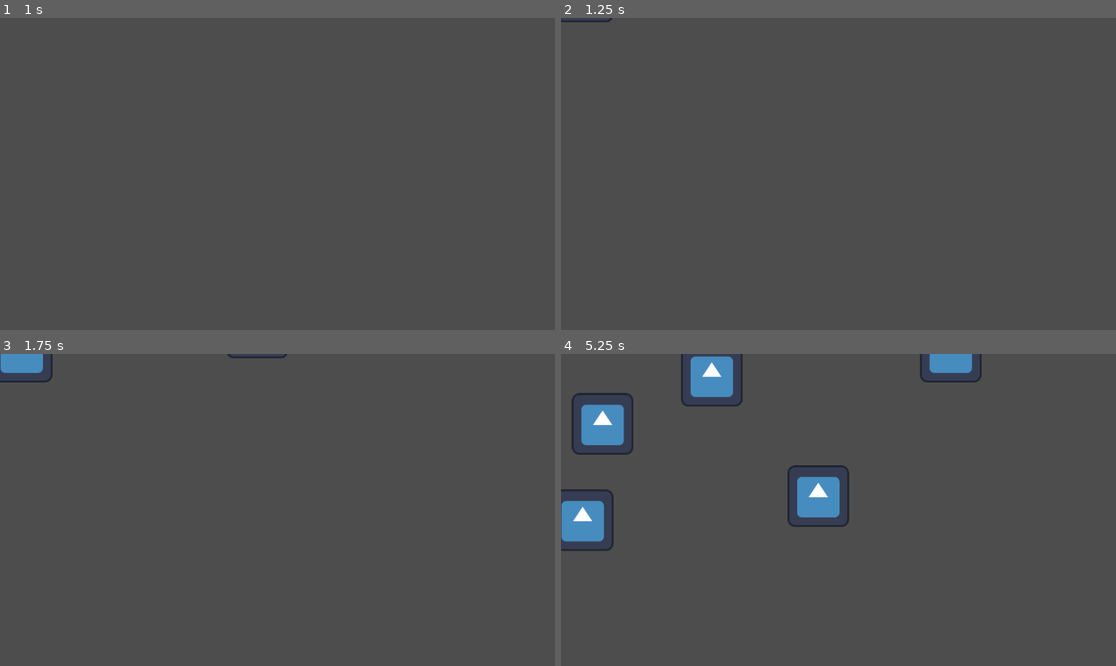
Above: before the commit, frames 1-4 (two rows, left to right).
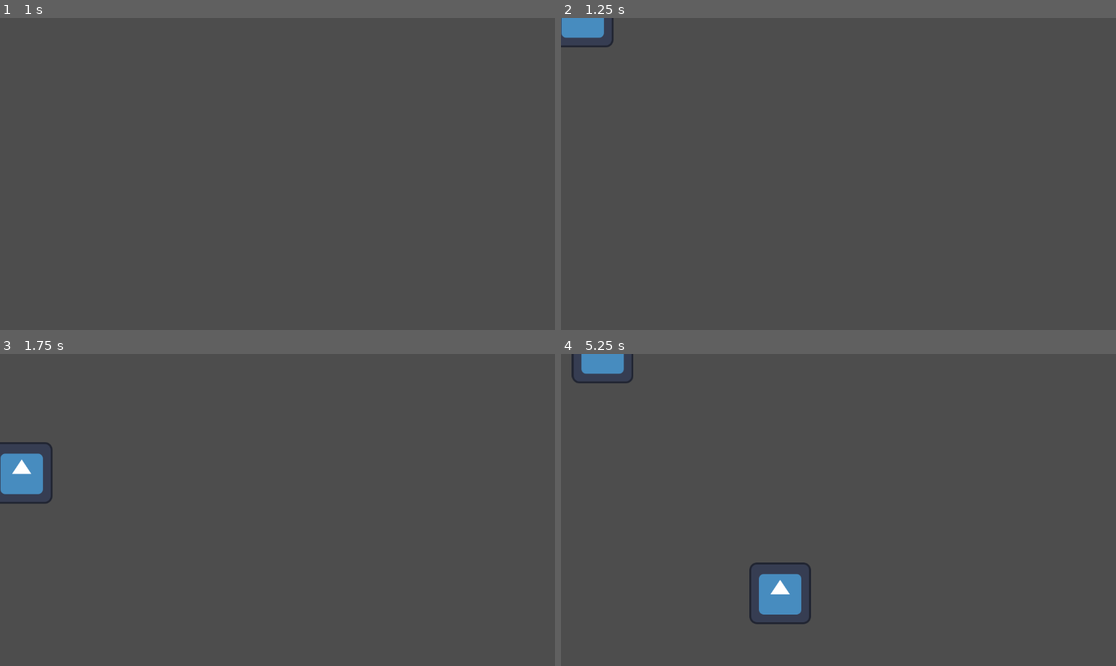
Above: after the commit, the same moments.

Repository: Madhavaprasath23/GGJ25
Game: Godot game, scene res://src/Generation/Mainscene.tscn
Same seed, same stepped clock (60 frames per second), same inputs: the game is played once before the commit and once after it. The project has no main scene, so this scene is started directly. The engine's default icon, where the game draws it, is replaced by a stand-in: a white triangle on a blue panel in a dark square.
Inputs:
- Up to frame 1 (1 s): tap Enter at 0.5 s; hold Right (move_right) from 0.53 s (still down)
- Up to frame 2 (1.25 s): keep holding Right (move_right)
- Up to frame 3 (1.75 s): release Right (move_right) at 1.28 s; hold S (move_down) from 1.28 s (still down)
- Up to frame 4 (5.25 s): release S (move_down) at 2.03 s; hold Right (move_right) 2.03-2.78 s; hold W (move_up) 2.78-3.53 s; hold Left (move_left) 3.53-5.03 s; hold S (move_down) from 5.03 s (still down)

Frame 1 is identical in both runs. In frame 2, 0.6% of the frame differs, in the area x 0-10%, y 0-10%; in frame 3, 1.8%; in frame 4, 7.5%, in the area x 0-76%, y 0-87%.

Commit message:
leaf init

Diff:
--- a/src/Generation/Mainscene.tscn
+++ b/src/Generation/Mainscene.tscn
@@ -11,7 +11,6 @@
 position = Vector2(0, -64)
 
 [node name="Timer" type="Timer" parent="."]
-wait_time = 0.5
 autostart = true
 
 [connection signal="timeout" from="Timer" to="." method="_on_timer_timeout"]
--- a/src/Generation/mainscene.gd
+++ b/src/Generation/mainscene.gd
@@ -13,10 +13,8 @@
 	print(get_viewport_rect().size)
 	pass # Replace with function body.
 
-func _process(delta: float) -> void:
-	pass
+func _physics_process(delta: float) -> void:
 
-func _physics_process(delta: float) -> void:
 	pass
 
 func _on_timer_timeout() -> void:
--- a/src/Interactables/Interactables.tscn
+++ b/src/Interactables/Interactables.tscn
@@ -8,7 +8,7 @@
 
 [node name="Interactables" type="Area2D" groups=["Interactables"]]
 script = ExtResource("1_ypuj8")
-Gravity = 100
+Gravity = 500
 
 [node name="Sprite2D" type="Sprite2D" parent="."]
 texture = ExtResource("1_e2n5v")
--- /dev/null
+++ b/src/Interactables/Leaves/Leaf.tscn
@@ -0,0 +1,58 @@
+[gd_scene load_steps=6 format=3 uid="uid://dkae067qr3hlv"]
+
+[ext_resource type="Script" path="res://src/Interactables/Leaves/leaf.gd" id="1_bpxqm"]
+[ext_resource type="Texture2D" uid="uid://dhdfvqetl7cdl" path="res://icon.svg" id="2_yrqmg"]
+
+[sub_resource type="Animation" id="Animation_s23nk"]
+resource_name = "Leaf"
+length = 3.0
+loop_mode = 1
+tracks/0/type = "value"
+tracks/0/imported = false
+tracks/0/enabled = true
+tracks/0/path = NodePath("Sprite2D:position")
+tracks/0/interp = 1
+tracks/0/loop_wrap = true
+tracks/0/keys = {
+"times": PackedFloat32Array(0, 1.46667),
+"transitions": PackedFloat32Array(1, 1),
+"update": 0,
+"values": [Vector2(0, -64), Vector2(0, 64)]
+}
+
+[sub_resource type="Animation" id="Animation_3ymq0"]
+length = 0.001
+tracks/0/type = "value"
+tracks/0/imported = false
+tracks/0/enabled = true
+tracks/0/path = NodePath("Sprite2D:position")
+tracks/0/interp = 1
+tracks/0/loop_wrap = true
+tracks/0/keys = {
+"times": PackedFloat32Array(0),
+"transitions": PackedFloat32Array(1),
+"update": 0,
+"values": [Vector2(0, -64)]
+}
+
+[sub_resource type="AnimationLibrary" id="AnimationLibrary_oujir"]
+_data = {
+"Leaf": SubResource("Animation_s23nk"),
+"RESET": SubResource("Animation_3ymq0")
+}
+
+[node name="Leaf" type="Node2D"]
+position = Vector2(0, 5)
+script = ExtResource("1_bpxqm")
+
+[node name="Sprite2D" type="Sprite2D" parent="."]
+position = Vector2(0, -64)
+texture = ExtResource("2_yrqmg")
+
+[node name="Timer" type="Timer" parent="."]
+
+[node name="AnimationPlayer" type="AnimationPlayer" parent="."]
+libraries = {
+"": SubResource("AnimationLibrary_oujir")
+}
+autoplay = "Leaf"
--- /dev/null
+++ b/src/Interactables/Leaves/leaf.gd
@@ -0,0 +1,22 @@
+extends Node2D
+
+
+var target_moving_speed = 64
+var steering = Vector2()
+var velocity = Vector2()
+var max_force = 500
+var target = Vector2(randf_range(600,1200),randf_range(700+64,800+64))
+func _ready() -> void:
+	randomize()
+	target = Vector2(randf_range(600,1200),randf_range(700+64,800+64))
+	print(target)
+func _physics_process(delta: float) -> void:
+	velocity = (target - position).normalized() * 700
+	var desired_velocity = (target - position).normalized() * 700
+
+	steering = desired_velocity - velocity
+	steering = steering.limit_length(max_force)
+	steering = steering / 10
+	velocity = (velocity + steering).limit_length(max_force)
+
+	position += (velocity * delta) + (Vector2(0,10)*delta)
